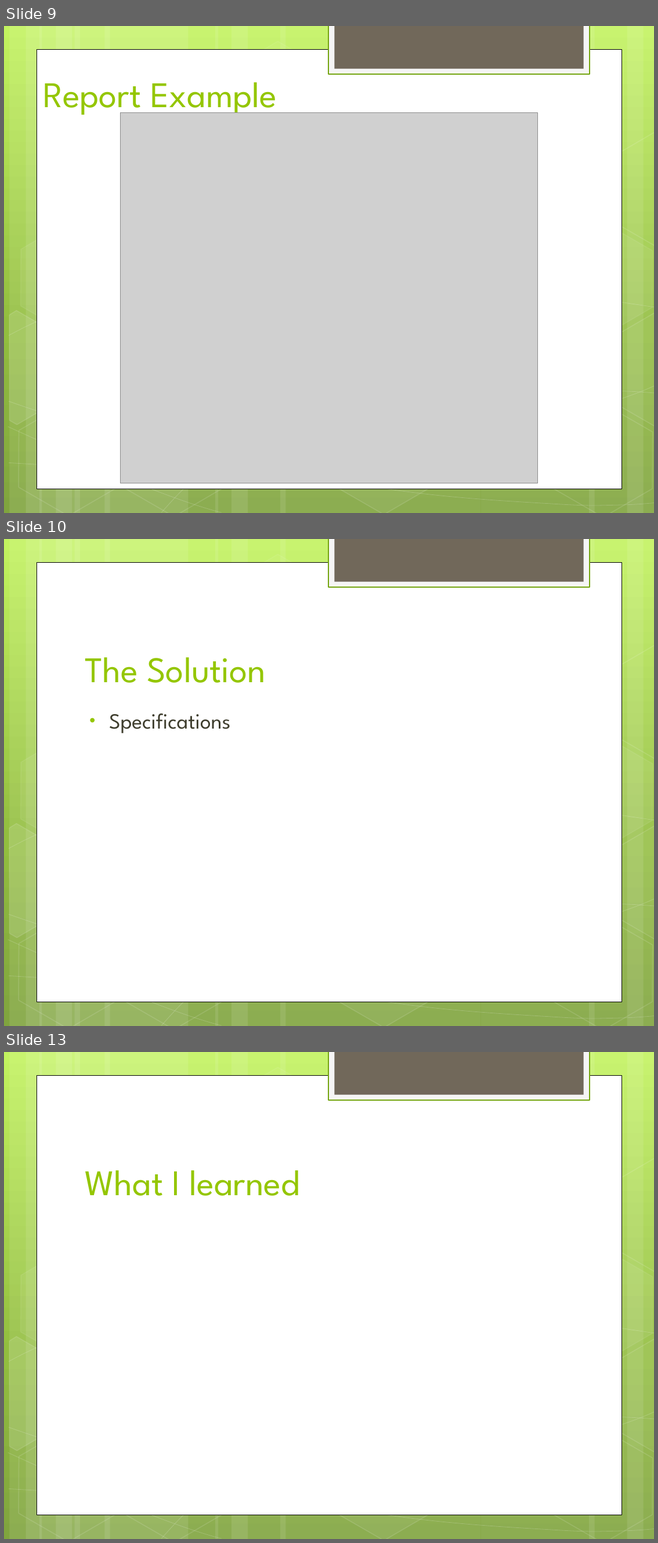
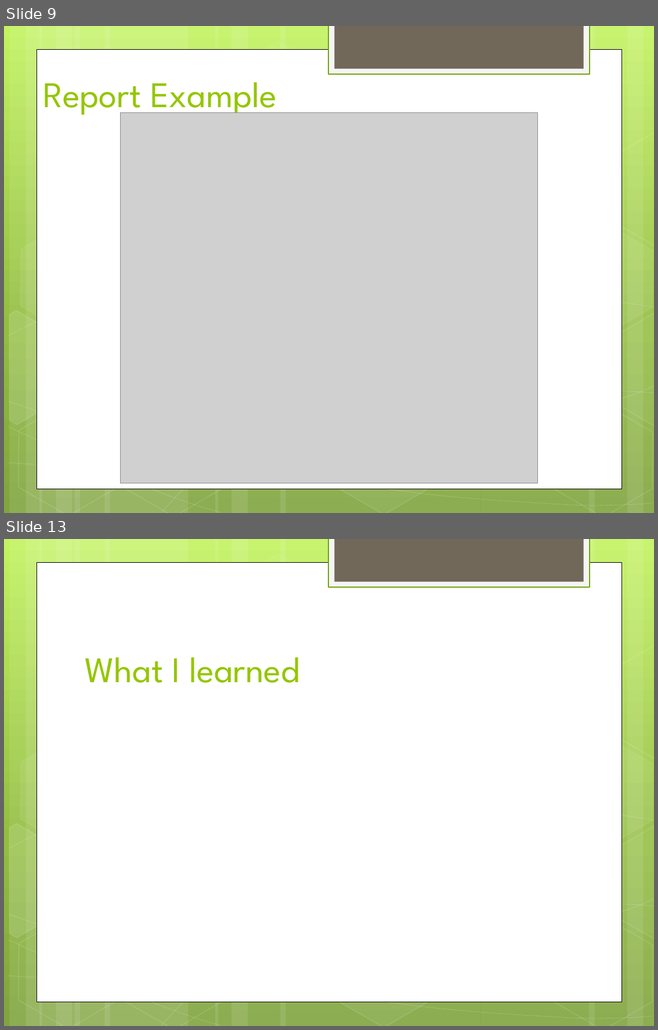
Before and after one commit to vruti/ReportConversionApplication, a slide deck: Presentation/Internship Presentation.pptx. Shown one above the other, each under a label of ours: slides 9, 10 and 13 before the commit, slides 9 and 13 after it; the slides between them are not shown. The pictures are 658x1543 and 658x1030 pixels, drawn with LibreOffice and Linux fonts; fonts in the diff are those of the drawing; grey boxes stand for pictures. Boxes give left, top, right and bottom in pixels: in the first picture for what was removed or moved away, otherwise in the second. Text is boxed around its words. In the diff, an @@ line names an element or a change of style, - is before the commit and + after.

```diff
--- a/Presentation/Internship Presentation.pptx
+++ b/Presentation/Internship Presentation.pptx
@@ slide 10 removed at (4,539,654,1026), background gradient #C3F35F to #93BF3F to #81A53E; not listed: 31 template elements that a slide beside it also shows @@
@@ title removed at (85,657,266,683) @@
-The Solution
@@ text removed at (109,714,230,733) @@
-• Specifications
```
Also in this commit, not shown: 5 slides changed, 5 slides added, 2 other slides removed.
